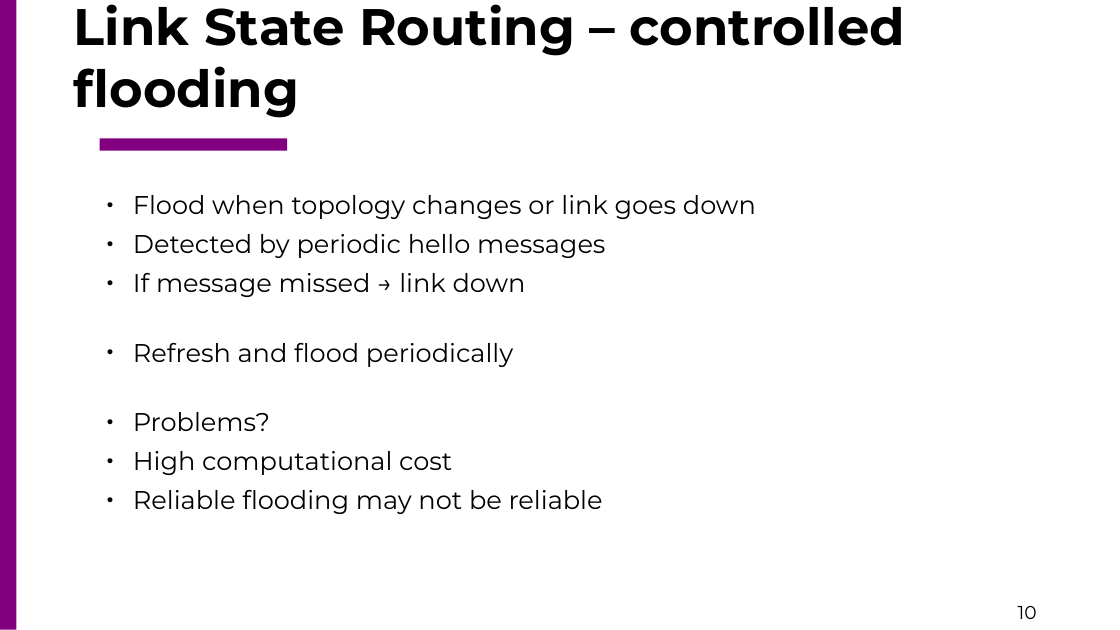
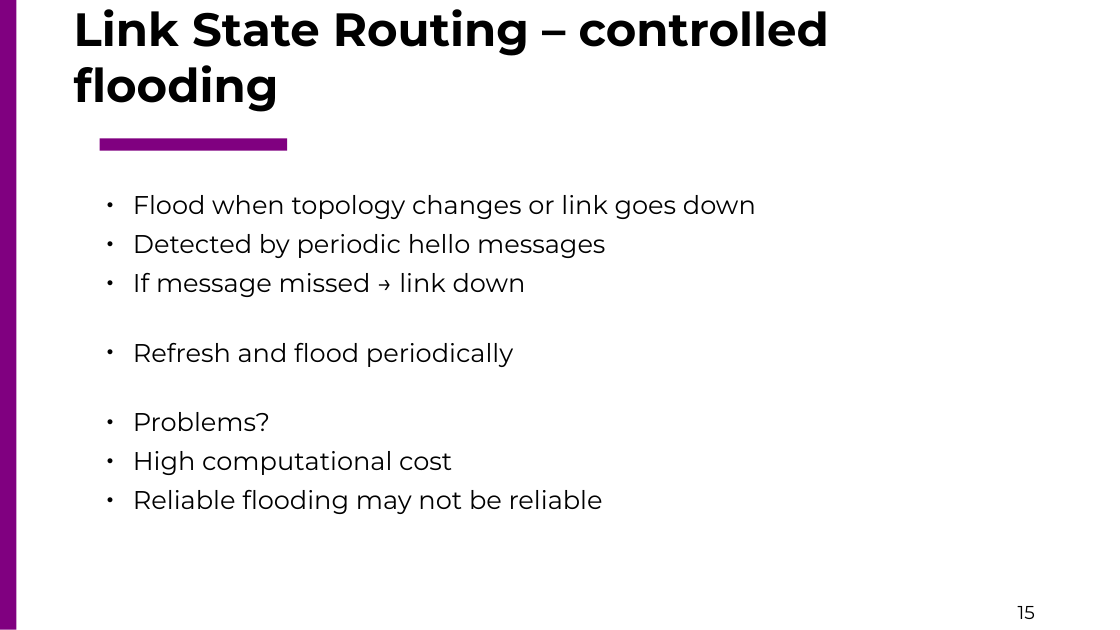
Before and after one commit to csc4200/csc4200.github.io, a slide deck: slide 15 of docs/lectures_source/class_slides-13.odp (slide 10 before the commit). Drawn at 1120x630 pixels with LibreOffice and Linux fonts; fonts in the diff are those of the drawing. Boxes give left, top, right and bottom in pixels: in the first picture for what was removed or moved away, otherwise in the second. Text is boxed around its words. In the diff, an @@ line names an element or a change of style, - is before the commit and + after.

```diff
--- a/docs/lectures_source/class_slides-13.odp
+++ b/docs/lectures_source/class_slides-13.odp
@@ title "Link State Routing – controlled ..." at <box>74,9,829,112</box>: size 44 to 40 pt @@
@@ page number at <box>1018,606,1035,619</box>: text changed @@
-10
+15
```
Also in this commit, not shown: 3 other slides changed, 8 slides added, 3 slides removed, 11 other files.
